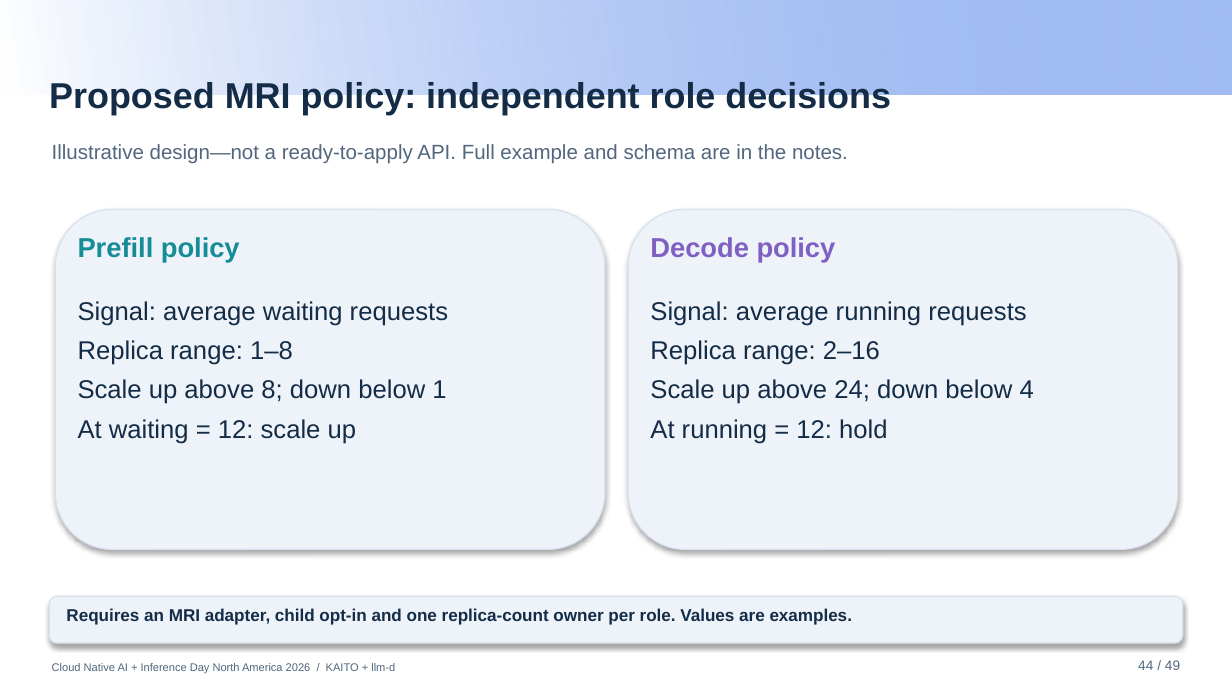
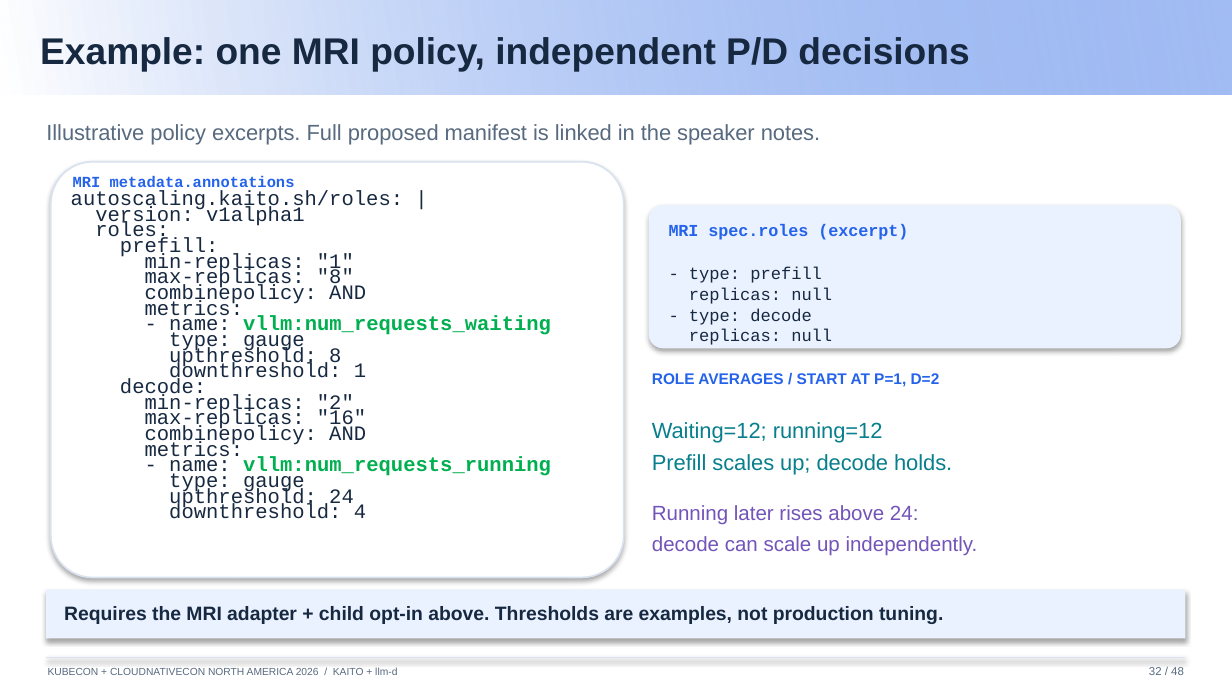
Before and after one commit to andyzhangx/demo, a slide deck: slide 38 of llm/pd-disaggregation/kubecon-na-2026-pd-disaggregation-kaito-llmd.pptx (slide 44 before the commit). Drawn at 1232x693 pixels with LibreOffice and Linux fonts; fonts in the diff are those of the drawing; background and template pictures are left out. Boxes give left, top, right and bottom in pixels: in the first picture for what was removed or moved away, otherwise in the second. Text is boxed around its words. In the diff, an @@ line names an element or a change of style, - is before the commit and + after.

```diff
--- a/llm/pd-disaggregation/kubecon-na-2026-pd-disaggregation-kaito-llmd.pptx
+++ b/llm/pd-disaggregation/kubecon-na-2026-pd-disaggregation-kaito-llmd.pptx
@@ text at (40,37,969,71): text changed; size 21 to 21.8 pt; text colour #142C46 to #172941 @@
-Proposed MRI policy: independent role decisions
+Example: one MRI policy, independent P/D decisions
@@ text at (46,124,820,145): text changed; size 12 to 12.8 pt; text colour #52677D to #586A80 @@
-Illustrative design—not a ready-to-apply API. Full example and schema are in the notes.
+Illustrative policy excerpts. Full proposed manifest is linked in the speaker notes.
@@ rounded rectangle: place and size @@
-rounded rectangle at (55,209,605,549)
+rounded rectangle at (51,161,623,577)
@@ rounded rectangle at (51,161,623,577): fill #EEF3FA to #FFFFFF; outline #D9E2EE 0.75 pt to #D9E2EE 1 pt; proportions changed @@
@@ text added at (73,176,295,192), 9 pt, text #2563EB, bold @@
+MRI metadata.annotations
@@ text added at (71,190,551,519), 12 pt, text #172941 @@
+autoscaling.kaito.sh/roles: |
+version: v1alpha1
+roles:
+prefill:
+min-replicas: "1"
+max-replicas: "8"
+combinepolicy: AND
+metrics:
+- name: vllm:num_requests_waiting
+type: gauge
+upthreshold: 8
+downthreshold: 1
+decode:
+min-replicas: "2"
+max-replicas: "16"
+combinepolicy: AND
+metrics:
+- name: vllm:num_requests_running
+type: gauge
+upthreshold: 24
+downthreshold: 4
@@ rounded rectangle removed at (628,209,1178,549) @@
@@ rounded rectangle added at (648,206,1180,349), fill #EAF1FF @@
@@ text removed at (78,237,240,263) @@
-Prefill policy
@@ text removed at (650,237,836,263) @@
-Decode policy
@@ text added at (669,224,908,240), 9.8 pt, text #2563EB, bold @@
+MRI spec.roles (excerpt)
@@ text added at (689,267,832,345), 10 pt, text #172941 @@
+- type: prefill
+replicas: null
+- type: decode
+replicas: null
@@ text removed at (78,301,448,444) @@
-Signal: average waiting requests
-Replica range: 1–8
-Scale up above 8; down below 1
-At waiting = 12: scale up
@@ text removed at (650,301,1034,444) @@
-Signal: average running requests
-Replica range: 2–16
-Scale up above 24; down below 4
-At running = 12: hold
@@ text added at (652,373,940,387), 9 pt, text #2563EB, bold @@
+ROLE AVERAGES / START AT P=1, D=2
@@ text added at (652,422,952,475), 12.8 pt, text #087F8C @@
+Waiting=12; running=12
+Prefill scales up; decode holds.
@@ text added at (652,505,978,556), 12 pt, text #7354B8 @@
+Running later rises above 24:
+decode can scale up independently.
@@ rectangle added at (47,590,1186,639), fill #EAF1FF @@
@@ rounded rectangle removed at (49,596,1183,643) @@
@@ text at (64,606,943,624): text changed; size 10 to 11.2 pt; text colour #142C46 to #172941 @@
-Requires an MRI adapter, child opt-in and one replica-count owner per role. Values are examples.
+Requires the MRI adapter + child opt-in above. Thresholds are examples, not production tuning.
@@ line added from (47, 658) to (1185, 658), #D9E2EE 0.7 pt @@
@@ text at (48,668,397,675): text changed; size 6.5 to 6 pt; text colour #52677D to #586A80 @@
-Cloud Native AI + Inference Day North America 2026 / KAITO + llm-d
+KUBECON + CLOUDNATIVECON NORTH AMERICA 2026 / KAITO + llm-d
@@ text removed at (1138,660,1180,670) @@
-44 / 49
@@ text added at (1149,667,1184,675), 6.8 pt, text #586A80 @@
+32 / 48
```
Also in this commit, not shown: 15 other slides changed, 3 slides added.
